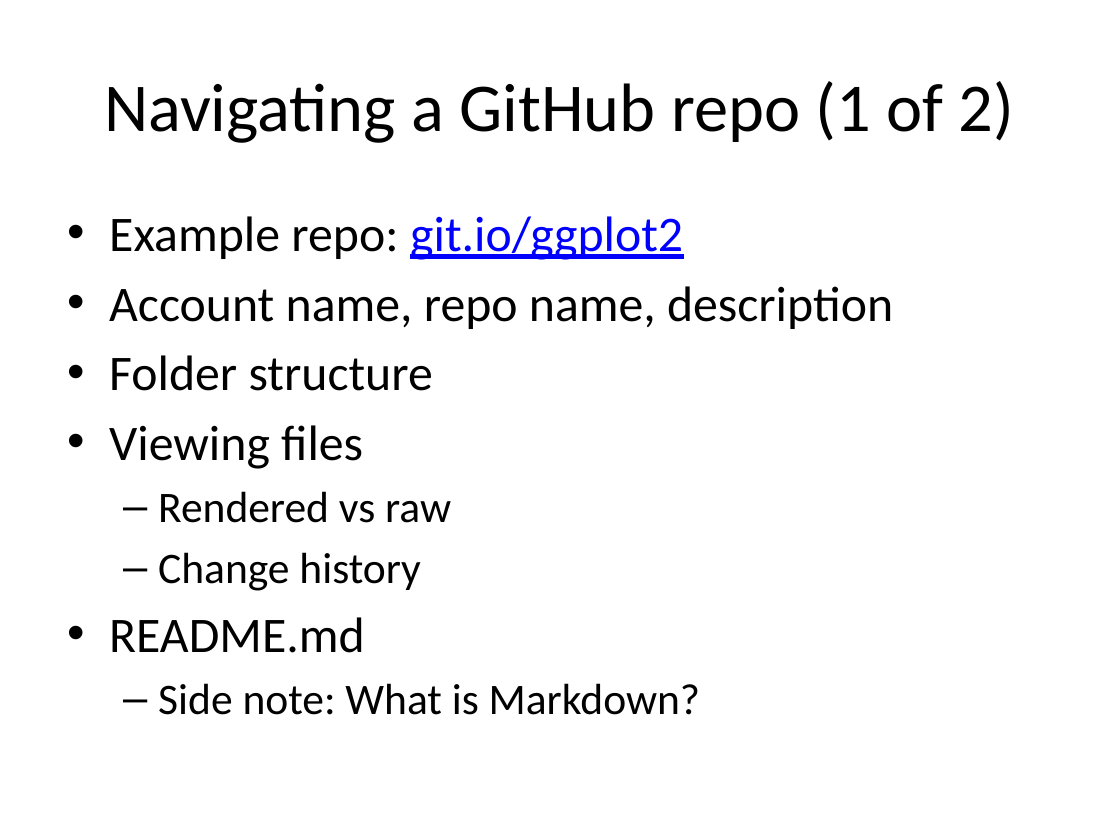
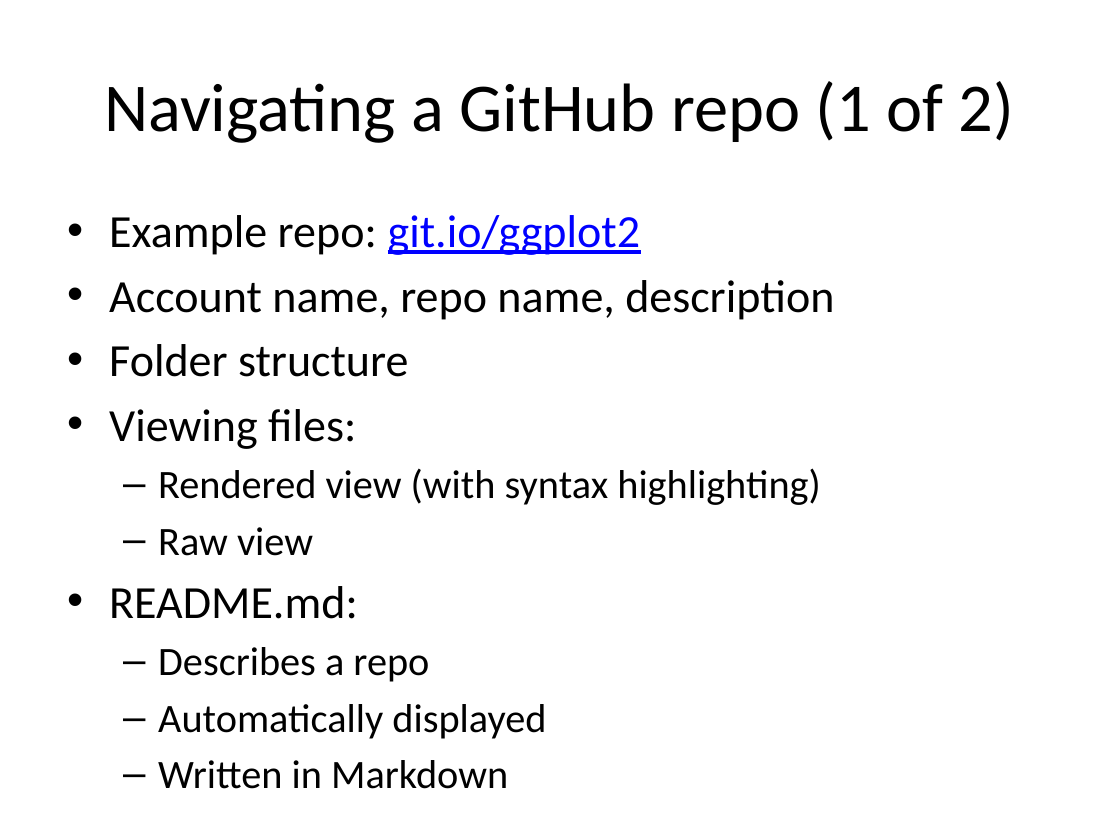
Before and after one commit to ajschumacher/gadsdc, a slide deck: slide 10 of 01-workflow/slides_git.pptx (slide 11 before the commit). Drawn at 1120x840 pixels with LibreOffice and Linux fonts; fonts in the diff are those of the drawing. Boxes give left, top, right and bottom in pixels: in the first picture for what was removed or moved away, otherwise in the second. Text is boxed around its words. In the diff, an @@ line names an element or a change of style, - is before the commit and + after.

```diff
--- a/01-workflow/slides_git.pptx
+++ b/01-workflow/slides_git.pptx
@@ text at bbox=[109, 215, 834, 377]: size 32 to 29.6 pt in "Example repo: git.io/ggplot2", "Account name, repo name, description", "Folder structure" @@
@@ text at bbox=[109, 409, 820, 789]: text changed; size 28 to 25.9 pt @@
-• Viewing files
-  – Rendered vs raw
-  – Change history
-• README.md
-  – Side note: What is Markdown?
+• Viewing files:
+  – Rendered view (with syntax highlighting)
+  – Raw view
+• README.md:
+  – Describes a repo
+  – Automatically displayed
+  – Written in Markdown
```
Also in this commit, not shown: 21 other slides changed, 1 slide added, 2 slides removed, 1 other file.
